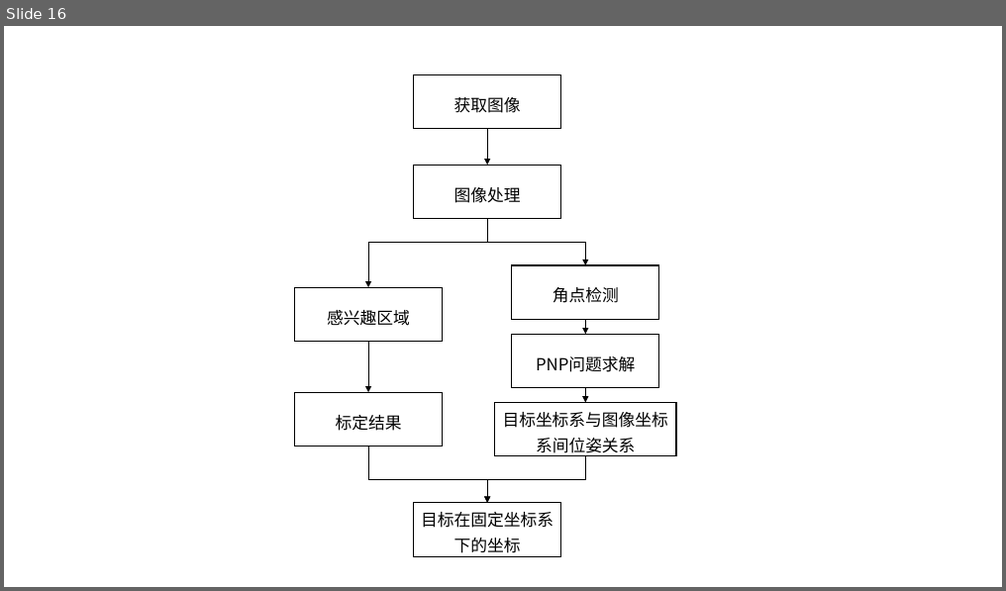
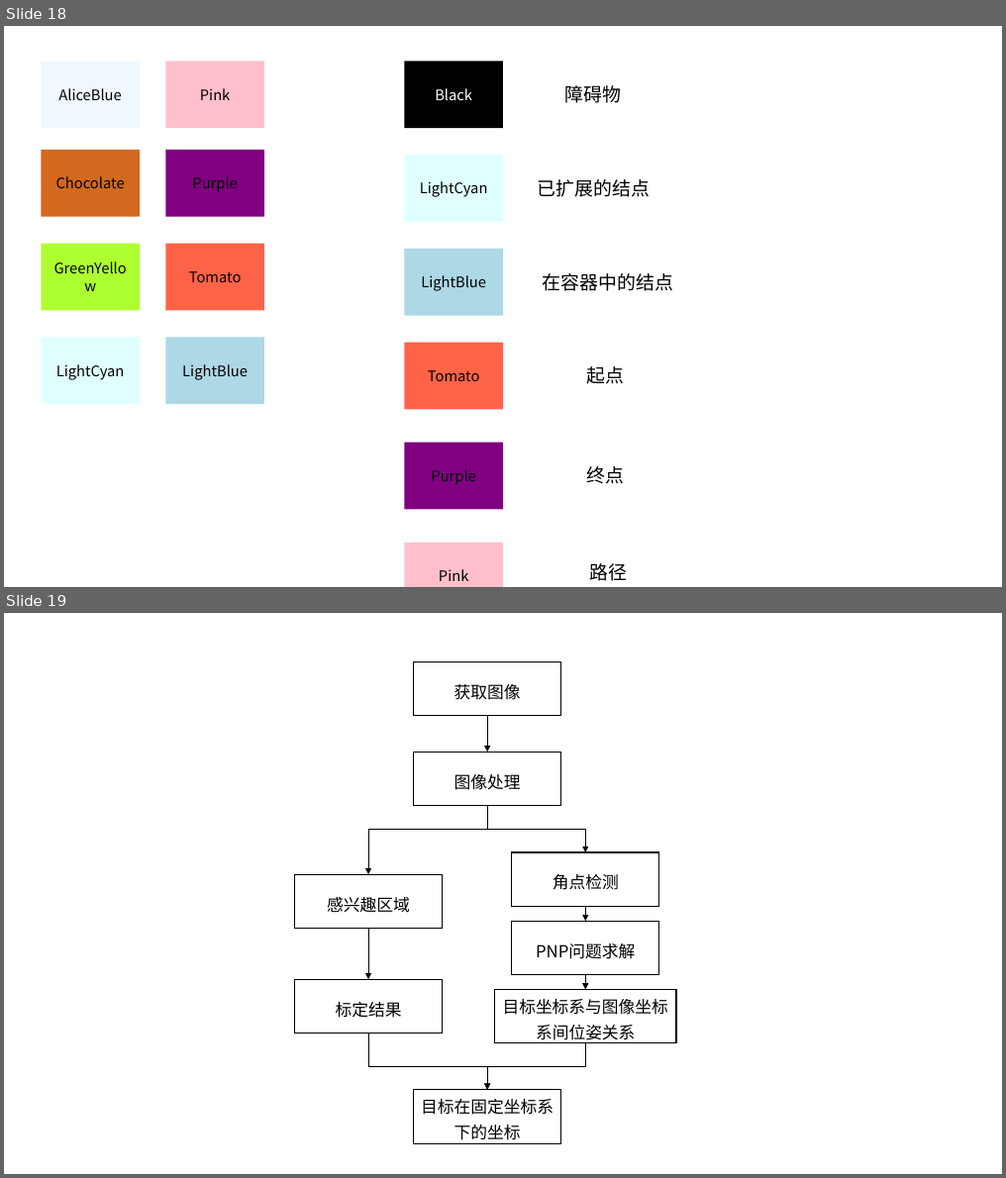
Before and after one commit to ghowoght/motion-planning, a slide deck: 框图.pptx. Shown one above the other, each under a label of ours: slide 16 before the commit, slides 18 and 19 after it. The pictures are 1006x591 and 1006x1178 pixels, drawn with LibreOffice and Linux fonts; fonts in the diff are those of the drawing. Boxes give left, top, right and bottom in pixels: in the first picture for what was removed or moved away, otherwise in the second. Text is boxed around its words. In the diff, an @@ line names an element or a change of style, - is before the commit and + after.

```diff
--- a/框图.pptx
+++ b/框图.pptx
@@ slide 18 added at (4, 26, 1002, 587), background #FFFFFF @@
@@ rectangle added at (41, 62, 140, 129), fill #F0F8FF, 14 pt, text #000000 @@
+AliceBlue
@@ rectangle added at (165, 62, 264, 129), fill #FFC0CB, 14 pt, text #000000 @@
+Pink
@@ rectangle added at (405, 62, 503, 129), fill #000000, 14 pt, text #FFFFFF @@
+Black
@@ text added at (565, 85, 622, 103), 18 pt, text #000000 @@
+障碍物
@@ rectangle added at (41, 150, 140, 217), fill #D2691E, 14 pt, text #000000 @@
+Chocolate
@@ rectangle added at (165, 150, 264, 217), fill #800080, 14 pt, text #000000 @@
+Purple
@@ rectangle added at (405, 155, 503, 222), fill #E0FFFF, 14 pt, text #000000 @@
+LightCyan
@@ text added at (538, 179, 649, 197), 18 pt, text #000000 @@
+已扩展的结点
@@ rectangle added at (41, 244, 140, 311), fill #ADFF2F, 14 pt, text #000000 @@
+GreenYellow
@@ rectangle added at (165, 244, 264, 311), fill #FF6347, 14 pt, text #000000 @@
+Tomato
@@ rectangle added at (405, 249, 503, 316), fill #ADD8E6, 14 pt, text #000000 @@
+LightBlue
@@ text added at (543, 274, 673, 291), 18 pt, text #000000 @@
+在容器中的结点
@@ rectangle added at (41, 338, 140, 405), fill #E0FFFF, 14 pt, text #000000 @@
+LightCyan
@@ rectangle added at (165, 338, 264, 405), fill #ADD8E6, 14 pt, text #000000 @@
+LightBlue
@@ rectangle added at (405, 343, 503, 410), fill #FF6347, 14 pt, text #000000 @@
+Tomato
@@ text added at (587, 367, 625, 384), 18 pt, text #000000 @@
+起点
@@ rectangle added at (405, 443, 503, 510), fill #800080, 14 pt, text #000000 @@
+Purple
@@ text added at (587, 467, 625, 484), 18 pt, text #000000 @@
+终点
@@ rectangle added at (405, 543, 503, 587), fill #FFC0CB, 14 pt, text #000000 @@
+Pink
@@ text added at (589, 564, 627, 581), 18 pt, text #000000 @@
+路径
@@ what was slide 16 is now slide 19 @@
```
Also in this commit, not shown: 1 slide changed, 2 other slides added, 5 other files.
